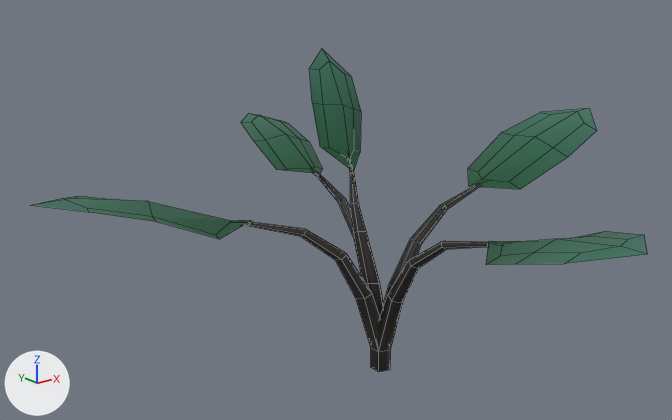
Renders of the FBX model Assets/Art Assets/3D Models/environment_plant_d.fbx from each side of a commit.
Camera for both pictures: a camera (50 mm lens) standing at (-6.61, -7.41, 4.9) and looking at (-0.31, 0.47, 1.75). Lighting does not change. The marker at lower left points along +X, +Y and +Z. Mesh edges are drawn as thin lines. Where no turn or scale is listed for an object, it has been applied to the vertices.

Objects in the first picture: 'plant_d1'.
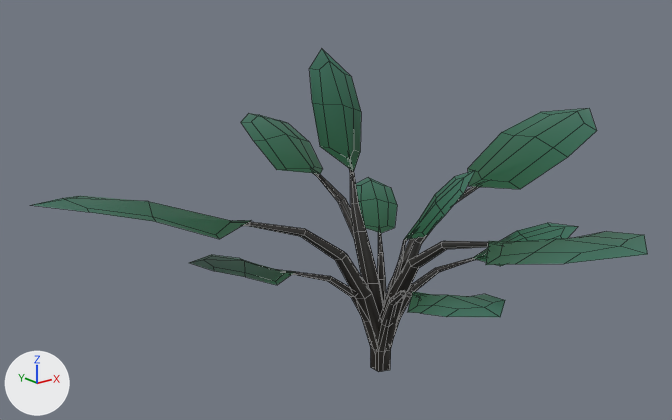
The newer file is also turned or shifted as a whole; pictures and numbers use the older file's frame.

Diff of the bpy script that builds the scene:
```diff
--- a/Assets/Art Assets/3D Models/environment_plant_d.fbx.py
+++ b/Assets/Art Assets/3D Models/environment_plant_d.fbx.py
@@ me_mesh @@
 # used by ob_plant_d1; location = (-0.001, 0.0, -0.129)
-me_mesh.from_pydata(...)  # 226 vertices, 220 faces; spans x -3.6..3.89, y -3.29..3.43, z 0.0..3.54
+me_mesh.from_pydata(...)  # 452 vertices, 440 faces; spans x -3.6..3.89, y -3.29..3.43, z 0.0..3.54
+# me_mesh part 1: the loose piece of 17 vertices spanning x 1.36..3.89, y -0.42..0.62, z 1.9..2.58 is copied, and the copy is turned -111.4 degrees about the z axis through the mesh origin and scaled by 0.667; it spans x -1.02..-0.14, y -2.47..-0.84, z 1.27..1.72
+# me_mesh part 2: the loose piece of 17 vertices spanning x -0.54..0.6, y -3.29..-1.54, z 1.92..2.35 is copied, and the copy is turned -111.4 degrees about the z axis through the mesh origin and scaled by 0.667; it spans x -2.05..-0.96, y 0.15..0.99, z 1.28..1.57
+# me_mesh part 3: the loose piece of 17 vertices spanning x -3.6..-1.44, y 0.2..1.28, z 1.92..2.47 is copied, and the copy is turned -111.4 degrees about the z axis through the mesh origin and scaled by 0.667; it spans x 0.61..1.53, y 0.77..2.0, z 1.28..1.65
+# me_mesh part 4: the loose piece of 17 vertices spanning x -0.06..0.84, y 1.52..3.43, z 1.91..2.44 is copied, and the copy is turned -111.4 degrees about the z axis through the mesh origin and scaled by 0.667; it spans x 0.88..2.01, y -1.24..-0.44, z 1.27..1.63
+# me_mesh part 5: the loose piece of 17 vertices spanning x -0.31..0.52, y 0.41..1.5, z 2.31..3.54 is copied, and the copy is turned -111.4 degrees about the z axis through the mesh origin and scaled by 0.667; it spans x 0.28..0.86, y -0.61..0.01, z 1.54..2.36
+# me_mesh part 6
+# 5 faces are deleted
+# 141 vertices are added at x -1.39..1.27, y -1.38..1.15, z 0.0..1.8
+# 165 new faces join them
 me_mesh.materials.append(mat_environment_texture)
```

Location of each change, [x1, y1, x2, y2] in pixels of the pictures (672 x 420 px):
part 1 of me_mesh, added (green): after [407, 292, 505, 317]
part 2 of me_mesh, added (green): after [189, 255, 295, 285]
part 3 of me_mesh, added (green): after [356, 177, 397, 233]
part 4 of me_mesh, added (green): after [473, 223, 578, 266]
part 5 of me_mesh, added (green): after [405, 170, 475, 239]
part 6 of me_mesh, built on: after [292, 232, 477, 352]
